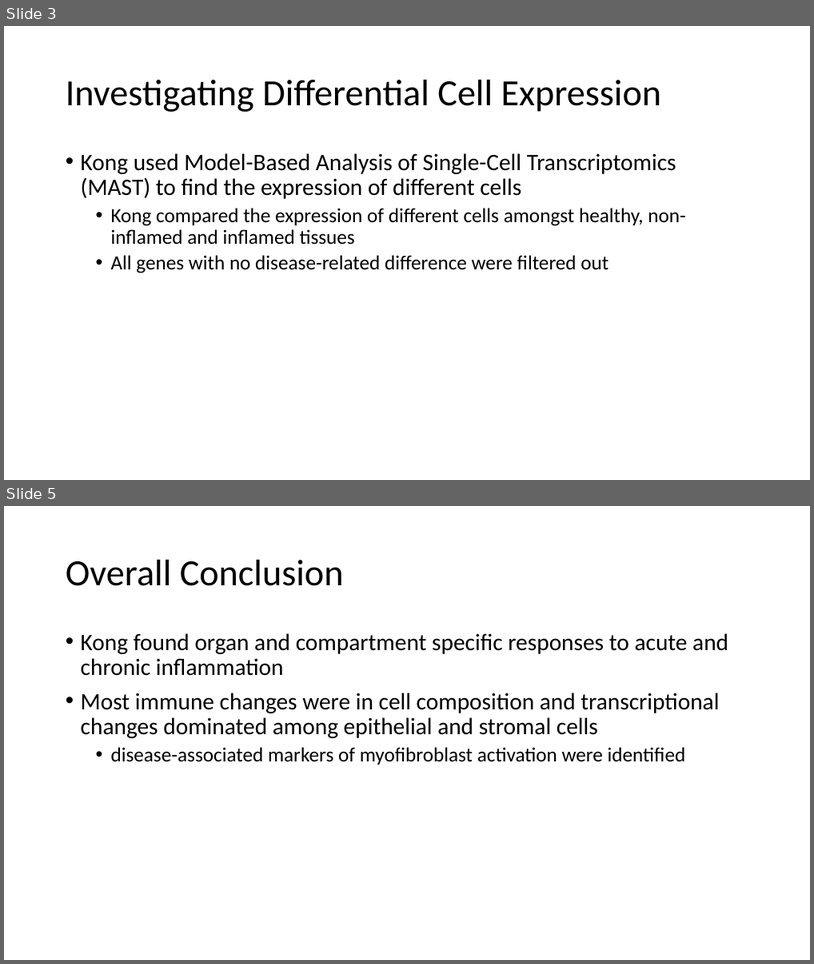
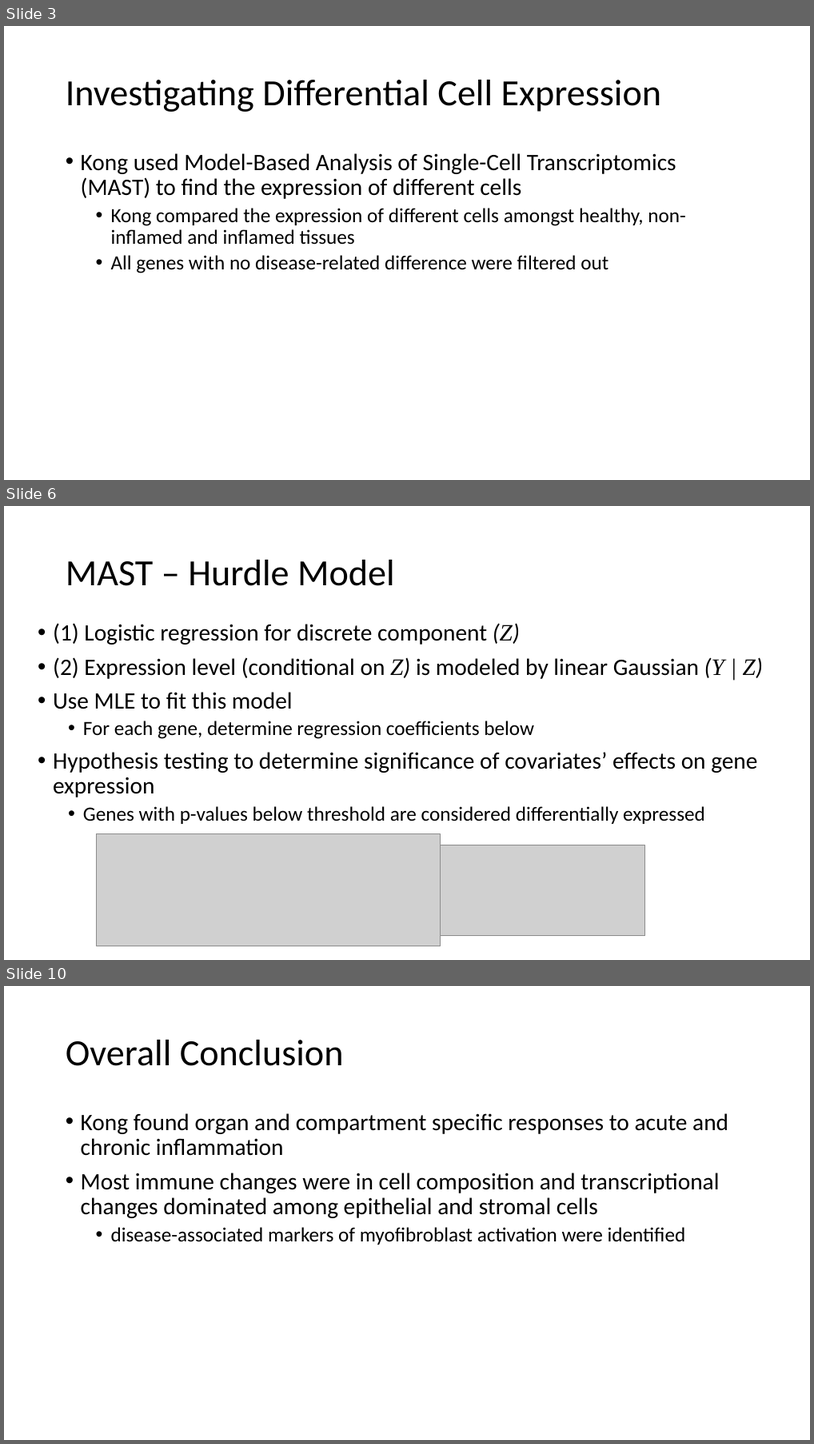
Before and after one commit to anthonylopes54/CPSC-445, a slide deck: cpsc445Presentation.pptx. Shown one above the other, each under a label of ours: slides 3 and 5 before the commit, slides 3, 6 and 10 after it; the slides between them are not shown. The pictures are 814x964 and 814x1444 pixels, drawn with LibreOffice and Linux fonts; fonts in the diff are those of the drawing; grey boxes stand for pictures. Boxes give left, top, right and bottom in pixels: in the first picture for what was removed or moved away, otherwise in the second. Text is boxed around its words. In the diff, an @@ line names an element or a change of style, - is before the commit and + after.

```diff
--- a/cpsc445Presentation.pptx
+++ b/cpsc445Presentation.pptx
@@ slide 6 added at [4, 506, 810, 960], background #FFFFFF @@
@@ title added at [66, 560, 395, 586], 44 pt, text #000000 @@
+MAST – Hurdle Model
@@ text added at [53, 623, 763, 824], 28 pt, text #000000 @@
+• (1) Logistic regression for discrete component (Z)
+• (2) Expression level (conditional on Z) is modeled by linear Gaussian (Y | Z)
+• Use MLE to fit this model
+  • For each gene, determine regression coefficients below
+• Hypothesis testing to determine significance of covariates’ effects on gene expression
+  • Genes with p-values below threshold are considered differentially expressed
@@ picture added at [97, 834, 440, 946] @@
@@ picture added at [440, 844, 646, 936] @@
@@ what was slide 5 is now slide 10 @@
```
Also in this commit, not shown: 1 slide changed, 4 other slides added, 1 other file.
